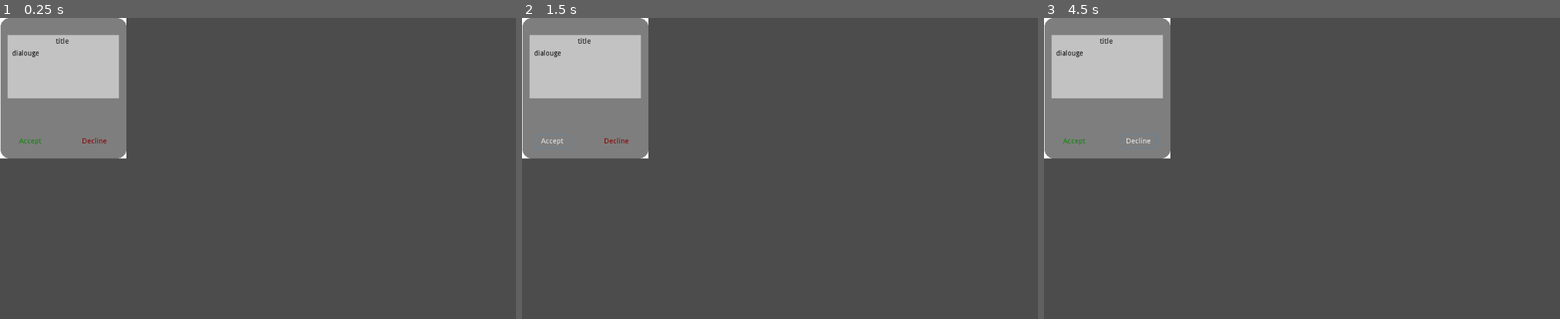
Above: before the commit, frames 1-3 (left to right).
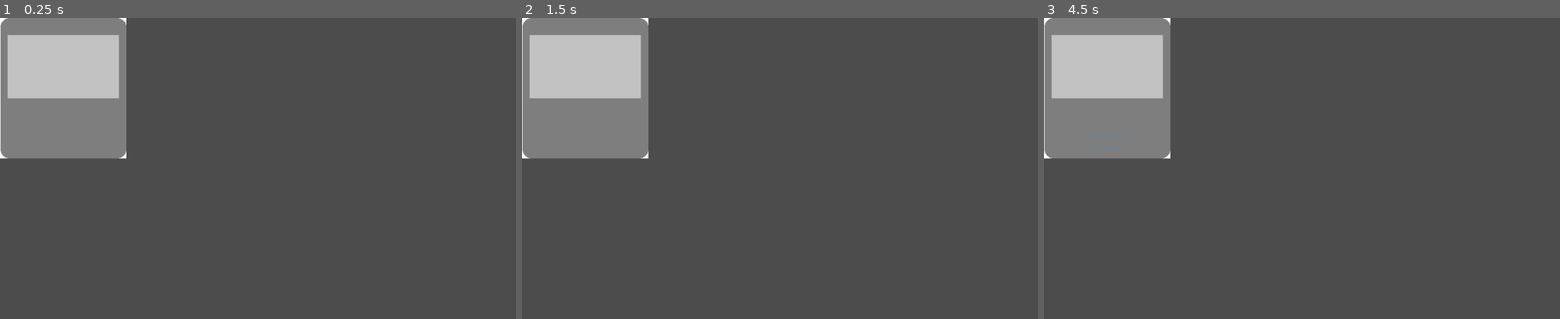
Above: after the commit, the same moments.

Repository: raimess11/GGJBandung23-Mandrake
Game: Godot game, scene res://ui/dialougeBox.tscn
The game is run twice, just before and just after one commit, with the same random seed, the same clock (stepped at 60 frames per second) and the same inputs. The project has no main scene, so this scene is started directly.
Inputs (mouse positions are in pixels of both pictures, inside the frame that each line leads up to):
- Up to frame 1 (0.25 s): no input
- Up to frame 2 (1.5 s): click "Decline" at 0.5 s; click (552, 141) at 1.25 s, where only the run before the commit has a clickable "Accept"
- Up to frame 3 (4.5 s): click (1074, 141) at 2 s, where only the run before the commit has a clickable "Accept"; click (1105, 141) at 2.75 s, where only the run after the commit has a clickable "Next"; click (1105, 141) at 3.5 s, where only the run after the commit has a clickable "Next"; click (1136, 141) at 4.25 s, where only the run before the commit has a clickable "Decline"

The runs differ from the first frame. In frame 1, 0.2% of the frame differs, in the area x 2-21%, y 6-43%; in frame 2, 0.2%; in frame 3, 0.2%, in the area x 2-22%, y 6-44%.

Commit message:
dialouge-fix

Diff:
--- a/Mandrake Store and Root Garden/ui/dialougeBox.gd
+++ b/Mandrake Store and Root Garden/ui/dialougeBox.gd
@@ -1,4 +1,16 @@
 extends TextureRect
+
+#untuk set dialog di luar class ini
+var customerName = "" setget setCustomerName
+var customerDialouge = "" setget setCustomerDialouge
+
+func setCustomerName(value):
+	$CustomerName.text = value
+	customerName = value
+
+func setCustomerDialouge(value):
+	$CustomerDialouge.text = value
+	customerDialouge = value
 
 # Called when the node enters the scene tree for the first time.
 func _ready():
@@ -6,8 +18,16 @@
 
 
 func _on_Accept_pressed():
-	pass # Replace with function body.
+	$Accept.visible = false
+	$Decline.visible = false
+	$Next.visible = true
 
 
 func _on_Decline_pressed():
+	$Accept.visible = false
+	$Decline.visible = false
+	$Next.visible = true
+
+
+func _on_Next_pressed():
 	pass # Replace with function body.
--- a/Mandrake Store and Root Garden/ui/dialougeBox.tscn
+++ b/Mandrake Store and Root Garden/ui/dialougeBox.tscn
@@ -1,7 +1,20 @@
-[gd_scene load_steps=3 format=2]
+[gd_scene load_steps=8 format=2]
 
 [ext_resource path="res://customer/dialougeBox.png" type="Texture" id=1]
 [ext_resource path="res://ui/dialougeBox.gd" type="Script" id=2]
+[ext_resource path="res://ui/Enchanted Land DS D.otf" type="DynamicFontData" id=3]
+
+[sub_resource type="DynamicFont" id=1]
+font_data = ExtResource( 3 )
+
+[sub_resource type="DynamicFont" id=2]
+font_data = ExtResource( 3 )
+
+[sub_resource type="DynamicFont" id=3]
+font_data = ExtResource( 3 )
+
+[sub_resource type="DynamicFont" id=4]
+font_data = ExtResource( 3 )
 
 [node name="dialougeBox" type="TextureRect"]
 anchor_right = 0.245117
@@ -18,6 +31,7 @@
 margin_right = 232.0
 margin_bottom = 54.0
 custom_colors/font_color = Color( 0, 0, 0, 1 )
+custom_fonts/font = SubResource( 1 )
 text = "title"
 align = 1
 
@@ -27,6 +41,7 @@
 margin_right = 224.0
 margin_bottom = 104.0
 custom_colors/default_color = Color( 0, 0, 0, 1 )
+custom_fonts/normal_font = SubResource( 2 )
 bbcode_enabled = true
 bbcode_text = "dialouge"
 text = "dialouge"
@@ -40,6 +55,7 @@
 margin_right = 96.0
 margin_bottom = -20.0
 custom_colors/font_color = Color( 0.0235294, 0.537255, 0, 1 )
+custom_fonts/font = SubResource( 3 )
 text = "Accept"
 flat = true
 
@@ -53,8 +69,25 @@
 margin_right = -27.0
 margin_bottom = -20.0
 custom_colors/font_color = Color( 0.537255, 0, 0, 1 )
+custom_fonts/font = SubResource( 4 )
 text = "Decline"
+flat = true
+
+[node name="Next" type="Button" parent="."]
+visible = false
+anchor_left = 0.5
+anchor_top = 1.0
+anchor_right = 0.5
+anchor_bottom = 1.0
+margin_left = -36.0
+margin_top = -48.0
+margin_right = 36.0
+margin_bottom = -20.0
+custom_colors/font_color = Color( 0, 0.027451, 0.537255, 1 )
+custom_fonts/font = SubResource( 4 )
+text = "Next"
 flat = true
 
 [connection signal="pressed" from="Accept" to="." method="_on_Accept_pressed"]
 [connection signal="pressed" from="Decline" to="." method="_on_Decline_pressed"]
+[connection signal="pressed" from="Next" to="." method="_on_Next_pressed"]
